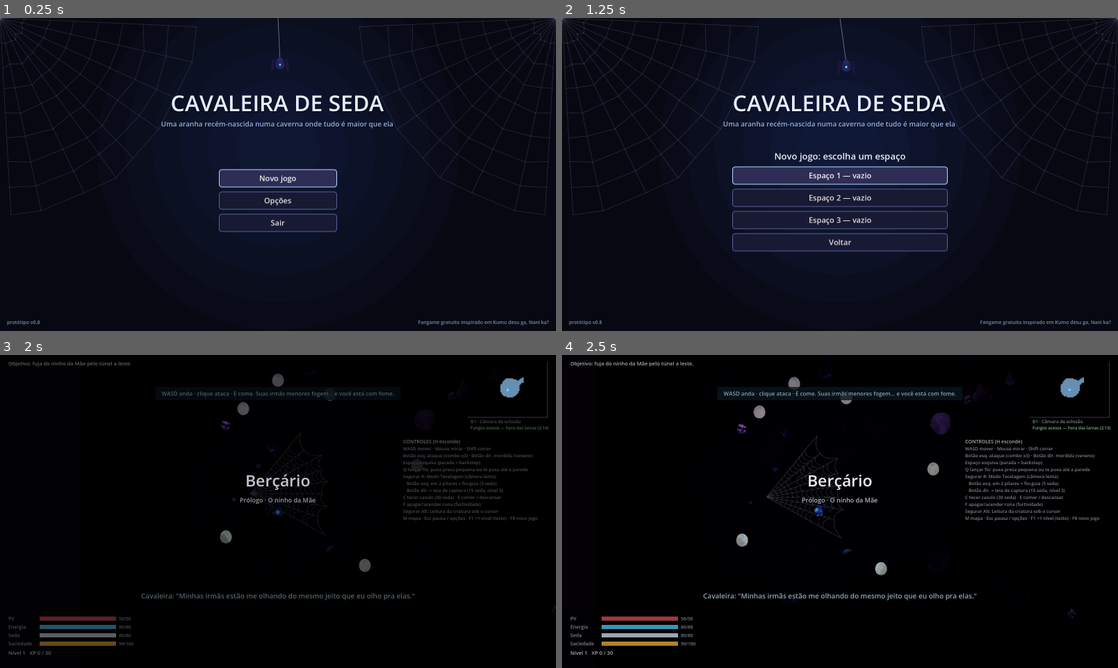
Above: before the commit, frames 1-4 (two rows, left to right).
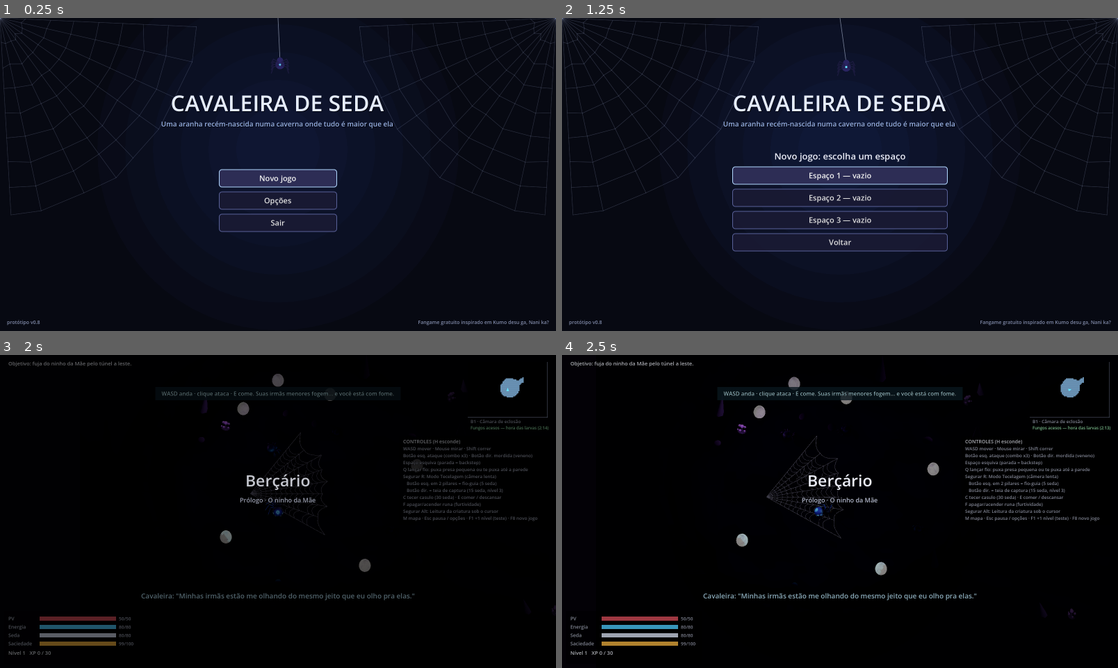
Above: after the commit, the same moments.

Repository: FelipeAUGraciano/cavaleira-de-seda
Game: Godot game, scene res://world/title.tscn
Two runs of this game, one before a commit and one after it. Both use one fixed random seed, a clock stepped at 60 frames per second and the inputs below.
Inputs (mouse positions are in pixels of both pictures, inside the frame that each line leads up to):
- Up to frame 1 (0.25 s): no input
- Up to frame 2 (1.25 s): click "Novo jogo" at 0.5 s
- Up to frame 3 (2 s): click "Espaço 1 — vazio" at 1.25 s
- Up to frame 4 (2.5 s): tap Enter at 2 s; move the mouse to (962, 495) at 2.02 s; hold D (move_right) from 2.03 s (still down); click (962, 495) at 2.1 s; tap C (cocoon) at 2.3 s

Frames 1-2 are identical in both runs. In frame 3, less than 0.1% of the frame differs, in the area x 36-60%, y 14-63%; in frame 4, 0.3%, in the area x 27-82%, y 6-79%.

Commit message:
Morte volta ao último casulo sem resetar o andar; tira pedras 3D
- Morrer escurece a tela e acorda no último casulo (ou ponto seguro);
  bichos mortos, fios, casulos e nível ficam. Caçadores desistem.
- Câmaras de passagem não trocam o casulo de volta depois de descansar.
- Permadeath por ato desligada (flag mantida).
- Modelos rocha_a/b/c e estalagmite_a/b/c removidos; pilares e cones
  voltam ao procedural.
- IA: interesse zerado encerra a luta após o golpe; com medo não caça.
- tests/analise_mapa + tools/desenhar_mapa.py: mapa com câmaras vazias.
- Testes mais determinísticos (bercario, caca, hardcore).

Co-Authored-By: Claude Opus 5.5 <noreply@anthropic.com>
Claude-Session: https://claude.ai/code/session_01TCzftDGRx4Tc18jkCE46ia

Diff:
--- a/actors/creatures/creature.gd
+++ b/actors/creatures/creature.gd
@@ -1165,6 +1165,8 @@
 		a.cd_left = a.cooldown * (0.7 if enraged else 1.0)
 		cur_attack = null
 		atk_gap = 0.0 if _forced_next != "" else randf_range(0.2, 0.6) * (0.6 if enraged else 1.0)
+		if uses_interest and interest <= 0.0 and player_memory > 0.0 and _provoked_t <= 0.0:
+			give_up_hunt()   # o interesse acabou no meio da luta: termina o golpe e vai embora
 	return Vector3.ZERO
 
 
--- a/actors/player/player.gd
+++ b/actors/player/player.gd
@@ -124,6 +124,9 @@
 var noise := 2.0
 var last_safe_pos := Vector3.ZERO
 var respawn_pos := Vector3.ZERO
+## Já descansou num casulo desta camada: a morte volta para ele (os pontos de passagem
+## das câmaras não mudam mais o lugar de voltar).
+var rested_here := false
 var using_stick_aim := false
 
 var weaving := false
@@ -491,9 +494,13 @@
 	if dead:
 		_death_timer -= delta
 		if _death_timer <= 0.0:
-			if GameState.permadeath and GameState.current_layer != null and GameState.current_layer.has_method("restart_act"):
+			var layer = GameState.current_layer
+			if GameState.permadeath and layer != null and layer.has_method("restart_act"):
 				_death_timer = INF   # uma vez só
-				GameState.current_layer.restart_act()
+				layer.restart_act()
+			elif layer != null and layer.has_method("respawn_player"):
+				_death_timer = INF
+				layer.respawn_player(self)   # escurece, acorda no casulo, clareia
 			else:
 				_respawn()
 		return
@@ -999,6 +1006,7 @@
 	silk = max_silk
 	satiety = maxf(0.0, satiety - 15.0)
 	respawn_pos = c.global_position + Vector3(0.0, 0.1, 1.6)
+	rested_here = true
 	EventBus.rested.emit(c)
 	if can_evolve():
 		evolve()
@@ -1397,8 +1405,9 @@
 	external_velocity = Vector3.ZERO
 	_visual.rotation.z = 0.0
 	_visual.position.y = 0.0
+	_death_timer = 0.0
 	snap_camera()
-	_msg("Você acordou no último casulo. Perdeu metade da seda.")
+	_msg("Você acordou no último casulo. Perdeu metade da seda." if rested_here else "Você acordou no último ponto seguro. Perdeu metade da seda.")
 	GameState.say_once("primeira_morte", "...Tá. Aranha teimosa não desiste.")
 
 
@@ -1675,7 +1684,7 @@
 		"level": level, "xp": xp, "resist_rot": resist_rot,
 		"resist_acid": resist_acid, "crystal_skin": crystal_skin,
 		"form": int(form), "bonus": [bonus_hp, bonus_energy, bonus_silk],
-		"respawn": [respawn_pos.x, respawn_pos.y, respawn_pos.z],
+		"respawn": [respawn_pos.x, respawn_pos.y, respawn_pos.z], "rested": rested_here,
 		"skills": skills.keys(), "sp": skill_points, "pantry": pantry,
 	}
 
@@ -1685,6 +1694,7 @@
 	var keep := respawn_pos
 	from_dict(d)
 	respawn_pos = keep
+	rested_here = false   # camada nova: ainda sem casulo aqui
 	global_position = keep
 	last_safe_pos = keep
 	snap_camera()
@@ -1727,6 +1737,7 @@
 		# save de antes das formas (v0.6 ou anterior): recalcula pela forma de Filhote
 		recompute_stats(false)
 	_apply_form_visual()
+	rested_here = bool(d.get("rested", false))
 	var r: Array = d.get("respawn", [])
 	if r.size() == 3:
 		respawn_pos = Vector3(float(r[0]), float(r[1]), float(r[2]))
--- a/autoload/game_state.gd
+++ b/autoload/game_state.gd
@@ -16,8 +16,9 @@
 var flags: Dictionary = {}
 ## Atributos levados de uma camada para a próxima.
 var carry: Dictionary = {}
-## Morte permanente por ato: morreu, o ato recomeça com o que você tinha ao entrar nele.
-var permadeath := true
+## Morte permanente por ato (desligada): morreu, o ato recomeçaria com o que você tinha
+## ao entrar nele. Hoje a morte volta para o último casulo e o andar continua como estava.
+var permadeath := false
 ## Começo do ato atual: {"scene", "player", "flags"}.
 var act: Dictionary = {}
 ## O que sobrevive à morte: mapa descoberto por camada ({"maps": {cena: {...}}}). As falas
--- a/systems/ai/behaviors.gd
+++ b/systems/ai/behaviors.gd
@@ -284,6 +284,8 @@
 			return 0.0   # já sabe onde você está: quem manda é o Combate
 		if c.bored_of_player():
 			return 0.0   # desistiu há pouco (foi longe demais ou perdeu o interesse)
+		if c.needs.fear >= 40.0:
+			return 0.0   # com medo de algo maior ninguém sai caçando
 		var p := GameState.player as Player
 		if p == null or p.dead or not c.sees_player_as_prey(p):
 			return 0.0
--- a/systems/level/cave_builder.gd
+++ b/systems/level/cave_builder.gd
@@ -642,22 +642,11 @@
 				cone.position = Vector3(p.x, hgt * 0.5, p.y)
 				cone.rotation = Vector3(rng.randf_range(-0.12, 0.12), rng.randf(), rng.randf_range(-0.12, 0.12))
 				parent.add_child(cone)
-				var sm := Models.swap(parent, "estalagmite_" + "abc"[rng.randi() % 3], hgt, [cone], "height")
-				if sm != null:
-					sm.position = Vector3(p.x, 0.0, p.y)
-					sm.rotation.y = rng.randf() * TAU
 			elif f > 1.5 and rng.randf() < 0.05:
 				var rock := Fx.sphere(rng.randf_range(0.12, 0.3), pebble)
 				rock.scale = Vector3(1.0, rng.randf_range(0.4, 0.8), rng.randf_range(0.8, 1.3))
 				rock.position = Vector3(p.x, 0.05, p.y)
 				rock.rotation.y = rng.randf() * TAU
 				parent.add_child(rock)
-			elif f > 1.2 and o < 2.2 and rng.randf() < 0.012:
-				# rochas maiores perto das paredes: só aparecem quando os modelos existem
-				var big := Models.instance("rocha_" + "abc"[rng.randi() % 3], rng.randf_range(0.9, 1.6), "max")
-				if big != null:
-					big.position = Vector3(p.x, -0.1, p.y)
-					big.rotation.y = rng.randf() * TAU
-					parent.add_child(big)
 			z += 1.5
 		x += 1.5
--- a/systems/models.gd
+++ b/systems/models.gd
@@ -20,12 +20,6 @@
 	"lagarto": {"rot_y": 0.0, "legs": true},       # veio olhando para -Z
 	"morcego": {"legs": true},
 	"ovo": {"emission": 0.2},          # o ovo novo brilha inteiro; no escuro virava bola branca
-	"estalagmite_a": {"albedo": 1.9},  # pedra escura demais: some no escuro da caverna
-	"estalagmite_b": {"albedo": 1.9},
-	"estalagmite_c": {"albedo": 1.9},
-	"rocha_a": {"albedo": 1.7},
-	"rocha_b": {"albedo": 1.7},
-	"rocha_c": {"albedo": 1.7},
 
 }
 
--- a/systems/web/web_anchor.gd
+++ b/systems/web/web_anchor.gd
@@ -4,12 +4,12 @@
 ##   kind "pilar"  : estalagmite no chão (forma, altura e inclinação variam pelo nome:
 ##                   o mesmo pilar sai sempre igual, mas nenhum é gêmeo do outro).
 ##   kind "gancho" : saliência de rocha na parede (só perto de abismos: poucos e marcados).
-## Tudo é feito em código; se um modelo "estalagmite_a/b/c" existir, ele substitui a rocha.
+## Tudo é feito em código (os modelos de estalagmite foram tirados: a rocha gerada ficou melhor).
 
 var height := 4.0
 var radius := 0.5
 var color := Color(0.42, 0.42, 0.47)
-var model_name := ""   ## "pilar_teia", "estalagmite_a"... (systems/models.gd)
+var model_name := ""   ## "pilar_teia"... (systems/models.gd)
 var kind := "pilar"
 var wall_normal := Vector3.ZERO   ## gancho: direção que sai da parede para o salão
 var vary := true                  ## false = tamanho exato (salas de teste, puzzles medidos)
--- /dev/null
+++ b/tests/analise_mapa.gd
@@ -0,0 +1,81 @@
+extends Node
+## Quanto tem em cada câmara (bichos, pilares, luz, itens) por área de chão.
+## Uso: godot --headless --path . res://tests/analise_mapa.tscn
+
+const GROUPS := ["anchor", "fungus_light", "interactable", "lure", "hazard", "fire", "cocoon", "adventurer"]
+
+
+func _ready() -> void:
+	_run.call_deferred()
+
+
+func _run() -> void:
+	GameState.permadeath = false
+	for path in ["res://world/layers/bercario.tscn", "res://world/layers/galerias.tscn"]:
+		GameState.delete_save()
+		GameState.said = {}
+		GameState.flags = {}
+		var layer = load(path).instantiate()
+		add_child(layer)
+		await _frames(30)
+		var nav: NavGrid = World.nav
+		var stats := {}
+		var dump := {"w": nav.w, "h": nav.h, "origin": [nav.origin.x, nav.origin.y], "rooms": {}, "walk": [], "pts": []}
+		for j in nav.h:
+			var row := ""
+			for i in nav.w:
+				row += "0" if nav.grids[NavGrid.Kind.SMALL].is_point_solid(Vector2i(i, j)) else "1"
+			dump["walk"].append(row)
+		for id in nav.room_cells:
+			var cells := []
+			for c in nav.room_cells[id]:
+				cells.append([c.x, c.y])
+			dump["rooms"][id] = cells
+		for c in World.creatures:
+			if is_instance_valid(c):
+				dump["pts"].append(["bicho", c.display_name, c.global_position.x, c.global_position.z])
+		for g in GROUPS:
+			for n in get_tree().get_nodes_in_group(g):
+				dump["pts"].append([g, "", (n as Node3D).global_position.x, (n as Node3D).global_position.z])
+		var names := {}
+		for r in layer.rooms:
+			names[String(r["id"])] = String(r.get("name", ""))
+		dump["names"] = names
+		var fo := FileAccess.open("/tmp/mapa_%s.json" % layer.layer_id, FileAccess.WRITE)
+		fo.store_string(JSON.stringify(dump))
+		fo.close()
+		for r in layer.rooms:
+			var id := String(r["id"])
+			stats[id] = {"name": String(r.get("name", "")), "area": (nav.room_cells.get(id, []) as Array).size(), "bichos": {}, "coisas": {}}
+		for c in World.creatures:
+			if not is_instance_valid(c):
+				continue
+			var id := nav.room_at(c.global_position)
+			if stats.has(id):
+				var b: Dictionary = stats[id]["bichos"]
+				b[c.display_name] = int(b.get(c.display_name, 0)) + 1
+		for g in GROUPS:
+			for n in get_tree().get_nodes_in_group(g):
+				var id := nav.room_at((n as Node3D).global_position)
+				if stats.has(id):
+					var k: Dictionary = stats[id]["coisas"]
+					k[g] = int(k.get(g, 0)) + 1
+		for id in stats:
+			var s: Dictionary = stats[id]
+			var nb := 0
+			for v in (s["bichos"] as Dictionary).values():
+				nb += int(v)
+			var nc := 0
+			for v in (s["coisas"] as Dictionary).values():
+				nc += int(v)
+			var dens := float(nb + nc) / maxf(1.0, float(s["area"])) * 100.0
+			print("ROOM\t%s\t%s\t%s\t%d\t%d\t%d\t%.2f\t%s\t%s" % [layer.layer_id, id, s["name"], s["area"], nb, nc, dens, JSON.stringify(s["bichos"]), JSON.stringify(s["coisas"])])
+		layer.queue_free()
+		await _frames(5)
+	GameState.delete_save()
+	get_tree().quit()
+
+
+func _frames(n: int) -> void:
+	for i in n:
+		await get_tree().process_frame
--- /dev/null
+++ b/tests/analise_mapa.tscn
@@ -0,0 +1,6 @@
+[gd_scene load_steps=2 format=3]
+
+[ext_resource type="Script" path="res://tests/analise_mapa.gd" id="1"]
+
+[node name="Shots" type="Node"]
+script = ExtResource("1")
--- a/tests/bercario_test.gd
+++ b/tests/bercario_test.gd
@@ -66,13 +66,26 @@
 		hungry.needs.hunger = 85.0   # pode ter comido uma irmã menor antes
 		hungry.brain.wake_up()
 	_teleport(hungry.global_position + Vector3(-2.0, 0.1, 0.0) if hungry != null else Vector3(-25.0, 0.1, -9.0))
-	await _seconds(4.0)
+	for i in 8:
+		await _seconds(0.5)
+		if player.hp < hp0 or hungry == null or not is_instance_valid(hungry):
+			break
+		hungry.needs.hunger = 85.0   # sem matar a fome numa irmã menor no meio do teste
+		if hungry.flat_dist_to(player) > 4.0:
+			_teleport(hungry.global_position + Vector3(-1.5, 0.1, 0.0))
 	_check(player.hp < hp0, "irmã faminta caça e morde (PV %d)" % int(player.hp))
 
 	# B3: fio sobre o abismo (a irmã faminta agora não larga: tira ela do caminho)
 	for s2 in get_tree().get_nodes_in_group("predator"):
 		if s2 is Sister and Fx.flat_dist(s2.global_position, player.global_position) < 20.0:
 			s2.queue_free()
+	for i in 60:   # se a mordida matou a Filhote, espera ela acordar no ponto seguro
+		if not player.dead:
+			break
+		await _seconds(0.1)
+	await _frames(2)
+	if GameState.current_layer.hud != null:
+		GameState.current_layer.hud.fade_alpha = 0.0
 	player.hp = player.max_hp
 	player._slow_time = 0.0
 	_teleport(Vector3(-4.0, 0.1, -3.0))
--- a/tests/caca_test.gd
+++ b/tests/caca_test.gd
@@ -90,6 +90,7 @@
 	layer.ecosystem.add_child(larva)
 	await _frames(3)
 	larva.asleep = true
+	larva.set_physics_process(false)   # a larva fica parada (senão ela foge do sapo e sai do alcance)
 	f.needs.hunger = 80.0
 	var switched := false
 	for i in 20:
@@ -102,11 +103,17 @@
 	# 5. Bateu nele enquanto caçava outra coisa: ele revida
 	if is_instance_valid(f) and not f.dead:
 		f.take_damage(1.0, player)
-		await _seconds(0.6)
-		_check(f.brain.current != null and f.brain.current.id == "combat", "apanhou de você: larga a presa e revida")
+		var fought := false
+		for i in 10:
+			await _seconds(0.2)   # se estava no meio da mordida na larva, termina e vira
+			if f.brain.current != null and f.brain.current.id == "combat":
+				fought = true
+				break
+		_check(fought, "apanhou de você: larga a presa e revida")
 
 	# 6. Coleira: já foi longe demais atrás de você, perde a vontade
 	if is_instance_valid(f) and not f.dead:
+		f.player_memory = f.memory_time   # caçando você agora
 		f._hunt_origin = f.global_position + Vector3(40.0, 0, 0)
 		f._provoked_t = 0.0
 		player.global_position = f.global_position + Vector3(0, 0, 4.0)
--- a/tests/hardcore_test.gd
+++ b/tests/hardcore_test.gd
@@ -1,6 +1,6 @@
 extends Node
 ## v0.8 etapa 1: golpes estilo Monster Hunter, perseguição, teia por tamanho, fúria e
-## morte permanente por ato.
+## morte (volta para o último casulo, o andar continua).
 ## Rodar:  godot --headless --path . res://tests/hardcore_test.tscn
 
 var layer
@@ -15,7 +15,6 @@
 func _run() -> void:
 	reparent(get_tree().root)          # sobrevive à troca de cena do fim (permadeath)
 	get_tree().current_scene = null
-	GameState.permadeath = false
 	GameState.new_game()
 	await _frames(5)
 	get_tree().change_scene_to_file("res://world/layers/galerias.tscn")
@@ -32,7 +31,7 @@
 	await _pursuit()
 	await _webs()
 	await _falls()
-	await _permadeath()
+	await _death_to_cocoon()
 	print("\n==== %s (%d falha(s)) ====" % ["OK" if failures == 0 else "FALHOU", failures])
 	GameState.delete_save()
 	get_tree().quit(1 if failures > 0 else 0)
@@ -48,6 +47,7 @@
 func _combat() -> void:
 	var frog := _frog()
 	_check(frog.attacks.size() >= 4, "sapo tem %d golpes" % frog.attacks.size())
+	frog.uses_interest = false   # aqui o teste força os golpes na mão (sem o medidor de interesse)
 	var bite := frog.find_attack("bote")
 	_check(bite.damage * 2.0 >= player.max_hp, "dois botes matam a Filhote (%.0f x2 vs %.0f PV)" % [bite.damage, player.max_hp])
 
@@ -119,6 +119,7 @@
 	var frog := _frog()
 	frog.hp = frog.max_hp
 	frog.enraged = false
+	frog.uses_interest = true
 	frog.global_position = Galerias.W(Vector3(-2.0, 0.0, 34.0))
 	_teleport(Galerias.W(Vector3(-2.0, 0.1, 30.0)))
 	player.rune_on = true
@@ -214,32 +215,53 @@
 	_teleport(Galerias.W(Vector3(-2.0, 0.1, 30.0)))
 
 
-func _permadeath() -> void:
-	GameState.permadeath = true
-	# o ato começou com a Filhote nível 1; ganhamos níveis, descobrimos o mapa e falamos
-	var lvl0 := int((GameState.act.get("player", {}) as Dictionary).get("level", 1))
+func _death_to_cocoon() -> void:
+	## Morte: volta para o último casulo, o andar NÃO recomeça.
+	player.hp = player.max_hp
+	_teleport(Galerias.W(Vector3(-2.0, 0.1, 30.0)))
+	await _frames(5)
+	var cocoon := WebNetwork.create_cocoon(player.global_position + Vector3(0, 0, 2.0))
+	player._rest(cocoon)
+	var home := player.respawn_pos
+	_check(player.rested_here, "descansar marca o casulo como volta")
+	var lvl := player.level
 	player.gain_xp(500)
-	_check(player.level > lvl0, "subiu de nível durante o ato (%d)" % player.level)
-	layer.map_system.revealed["G7"] = true
-	GameState.say_once("teste_fala", "...")
+	var lvl_up := player.level
+	_check(lvl_up > lvl, "subiu de nível depois do casulo (%d)" % lvl_up)
+	var victim := _frog()
+	victim.hp = 1.0
+	victim.take_damage(50.0, player)
+	var victim_ref: WeakRef = weakref(victim)
+	await _frames(3)
+	_check(victim_ref.get_ref() == null or (victim_ref.get_ref() as Creature).dead, "matou um sapo")
+	var strands0 := WebNetwork.strands.size()
+	var cocoons0 := WebNetwork.cocoons.size()
+	# passa por uma câmara de passagem: não muda o lugar de voltar
+	_teleport(Galerias.W(Vector3(44.0, 0.1, 36.0)))
+	await _frames(10)
+	_check(player.respawn_pos.is_equal_approx(home), "câmara de passagem não troca o casulo de volta")
 	player.hp = 1.0
 	player.invuln = 0.0
 	player.take_damage(10.0, null, false)
 	_check(player.dead, "morreu")
-	for i in 1200:
-		await get_tree().process_frame
-		if get_tree().current_scene != layer and get_tree().current_scene != null and GameState.player != null and GameState.player != player:
+	var back := false
+	for i in 80:
+		await _seconds(0.1)
+		if not player.dead:
+			back = true
 			break
-	await _frames(20)
-	var nl = get_tree().current_scene
-	_check(nl != layer and nl != null and nl.scene_file_path.ends_with("galerias.tscn") and nl.restarting, "morte recomeça o ato (Galerias de novo)")
-	var p2: Player = GameState.player
-	_check(p2 != null and p2.level == lvl0 and not p2.dead, "nível volta ao do começo do ato (%d)" % (p2.level if p2 else -1))
-	_check(nl.map_system.revealed.has("G7"), "o mapa descoberto continua")
-	_check(GameState.said.has("teste_fala"), "falas já ditas não repetem")
-	var data := GameState.load_game()
-	_check(not data.is_empty() and not bool(data.get("checkpoint", true)), "save volta para o começo do ato (Continuar também)")
-	GameState.permadeath = false
+	await _seconds(2.0)
+	_check(back and is_instance_valid(layer) and GameState.current_layer == layer and GameState.player == player, "acorda na mesma camada (o andar não recomeça)")
+	_check(Fx.flat_dist(player.global_position, home) < 1.5, "acorda no casulo (%.1f m)" % Fx.flat_dist(player.global_position, home))
+	_check(player.level == lvl_up, "nível ganho fica (%d)" % player.level)
+	_check(victim_ref.get_ref() == null or (victim_ref.get_ref() as Creature).dead, "o sapo morto continua morto")
+	_check(WebNetwork.strands.size() == strands0 and WebNetwork.cocoons.size() == cocoons0, "fios e casulos ficam")
+	_check(layer.hud.fade_alpha < 0.05, "a tela clareia de novo")
+	var hunting := 0
+	for c in World.creatures:
+		if is_instance_valid(c) and not c.dead and c.hunting_player() and Fx.flat_dist(c.global_position, player.global_position) < 10.0:
+			hunting += 1
+	_check(hunting == 0, "ninguém de plantão no casulo (%d)" % hunting)
 
 
 func _check(ok: bool, label: String) -> void:
@@ -260,3 +282,7 @@
 func _frames(n: int) -> void:
 	for i in n:
 		await get_tree().physics_frame
+
+
+func _seconds(s: float) -> void:
+	await get_tree().create_timer(s).timeout
--- a/tests/screenshot_props.gd
+++ b/tests/screenshot_props.gd
@@ -39,14 +39,10 @@
 	pk.global_position = o + Vector3(0.0, 0, 0.6)
 	layer.add_fungus(o + Vector3(1.4, 0, 0.8), Color(0.75, 0.5, 1.0))
 	layer.add_fungus(o + Vector3(2.1, 0, 0.4))
-	for k in 3:
-		var r := Models.instance("rocha_" + "abc"[k], 1.2, "max")
-		layer.add_child(r)
-		r.global_position = o + Vector3(-3.0 + k * 2.0, 0, 3.2)
 	layer.add_web_decal(o + Vector3(3.6, 0, 2.6), 1.3)
 	layer.add_anchor("Pteia", o + Vector3(-4.5, 0, -3.5), 4.0, 0.55, Color(0.8, 0.8, 0.9), "pilar_teia")
 	for k in 3:
-		layer.add_anchor("Est%d" % k, o + Vector3(-1.5 + k * 2.4, 0, -3.5), 3.5, 0.5, Color(0.3, 0.33, 0.34), "estalagmite_" + "abc"[k])
+		layer.add_anchor("Est%d" % k, o + Vector3(-1.5 + k * 2.4, 0, -3.5), 3.5, 0.5, Color(0.3, 0.33, 0.34))
 	await _frames(3)
 	WebNetwork.create_strand(WebNetwork.anchors["Est0"], WebNetwork.anchors["Est1"])
 	var egg := Models.instance("ovo", 0.9, "height")
--- a/world/layer_base.gd
+++ b/world/layer_base.gd
@@ -172,7 +172,7 @@
 
 func on_player_fell(p: Player) -> void:
 	## A jogadora caiu num abismo. Com andar de baixo: dano grande e ela acorda lá embaixo.
-	## Sem fundo: morte (e o ato recomeça).
+	## Sem fundo: morte (ela volta no último casulo).
 	var c := chasm_at(p.last_safe_pos, p.global_position)
 	var to = c.get("to", null) if not c.is_empty() else null
 	if (c.is_empty() and fall_default == "volta") or String(c.get("mode", "")) == "volta":
@@ -266,6 +266,26 @@
 	return best
 
 
+func respawn_player(p: Player) -> void:
+	## Morte: escurece, ela acorda no último casulo (ou ponto seguro) e o andar continua
+	## como estava: bichos mortos seguem mortos, fios e casulos ficam.
+	if hud != null:
+		hud.show_title("Você morreu", "Você acorda no último casulo.")
+		await hud.fade(1.0, 0.9)
+	if not is_instance_valid(p):
+		return
+	p._respawn()
+	for c in World.creatures:
+		if is_instance_valid(c) and not c.dead:
+			c.player_memory = 0.0
+			c.search_left = 0.0
+			if c.uses_interest:
+				c.give_up_hunt()   # quem te matou não fica de plantão no casulo
+	if hud != null:
+		await get_tree().create_timer(0.4).timeout
+		await hud.fade(0.0, 0.9)
+
+
 func restart_act() -> void:
 	## Chamado pela jogadora morta (permadeath): escurece e recomeça o ato.
 	if hud != null:
@@ -278,7 +298,7 @@
 # ---------------------------------------------------------------- câmaras
 
 func _on_room_entered(room: Dictionary) -> void:
-	if room.get("checkpoint", false) and player != null and not player.dead:
+	if room.get("checkpoint", false) and player != null and not player.dead and not player.rested_here:
 		player.respawn_pos = player.global_position
 	var hint := String(room.get("hint", ""))
 	if hint != "" and not GameState.said.has("hint_" + String(room["id"])):
--- a/world/layers/galerias.gd
+++ b/world/layers/galerias.gd
@@ -350,7 +350,7 @@
 			pos = _snap_floor(pos, 0.6)   # pilar que caiu na rocha da caverna gerada: chão mais perto
 			pillars[n] = pos
 		var small := String(n) == "G7_b"
-		add_anchor(n, pos, 2.5 if small else 3.5, 0.4 if small else 0.5, STONE, "estalagmite_" + "abc"[i % 3])
+		add_anchor(n, pos, 2.5 if small else 3.5, 0.4 if small else 0.5, STONE)
 		i += 1
 		if not cave.is_floor(Vector2(pos.x, pos.z), 0.45):
 			push_warning("Pilar %s fora do chão firme em %s" % [n, pos])
Binary file removed: assets/models/estalagmite_a/estalagmite_a_v01.glb
Not shown, removed: assets/models/estalagmite_a/estalagmite_a_v01.glb.import
Binary file removed: assets/models/estalagmite_a/estalagmite_a_v01_0.jpg
Not shown, removed: assets/models/estalagmite_a/estalagmite_a_v01_0.jpg.import
Binary file removed: assets/models/estalagmite_a/estalagmite_a_v01_1.png
Not shown, removed: assets/models/estalagmite_a/estalagmite_a_v01_1.png.import
Binary file removed: assets/models/estalagmite_b/estalagmite_b_v01.glb
Not shown, removed: assets/models/estalagmite_b/estalagmite_b_v01.glb.import
Binary file removed: assets/models/estalagmite_b/estalagmite_b_v01_0.jpg
Not shown, removed: assets/models/estalagmite_b/estalagmite_b_v01_0.jpg.import
Binary file removed: assets/models/estalagmite_b/estalagmite_b_v01_1.png
Not shown, removed: assets/models/estalagmite_b/estalagmite_b_v01_1.png.import
(and 29 more such lines)
